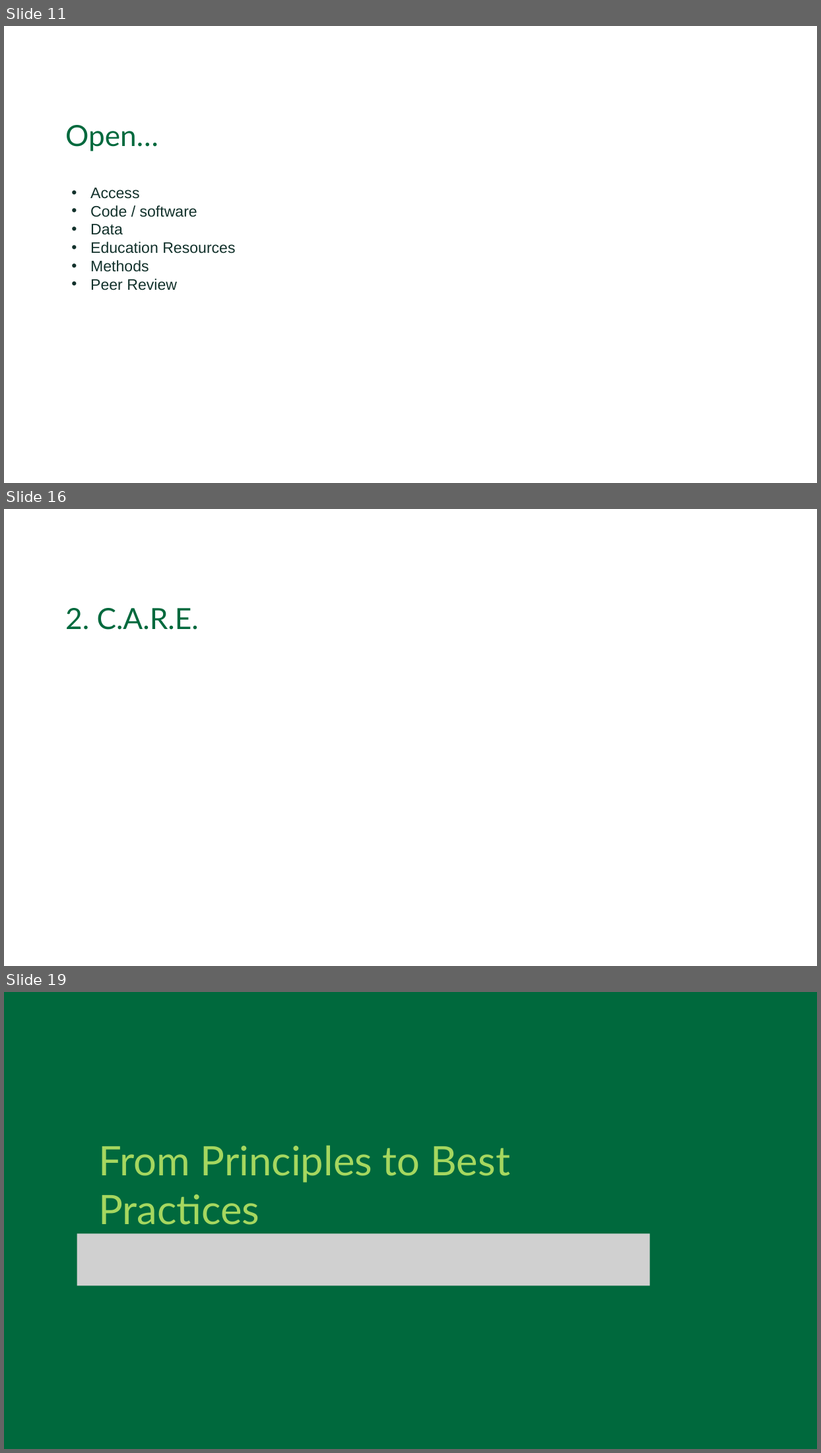
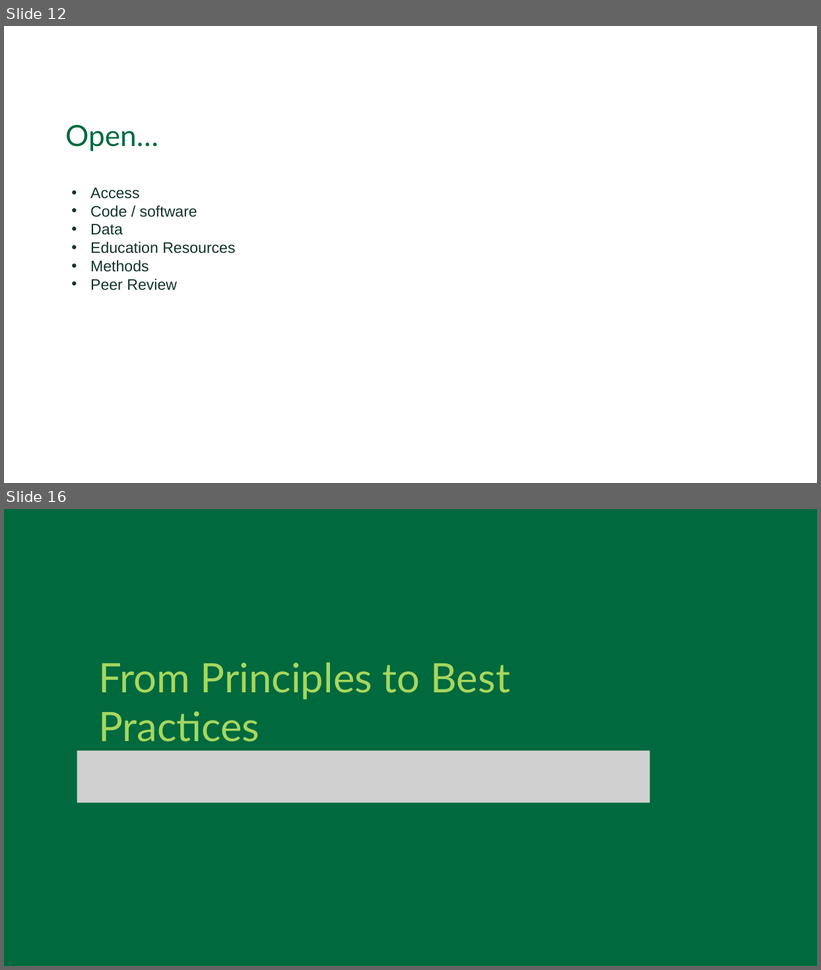
Before and after one commit to Dartmouth-Libraries/r_research-fundamentals_ws, a slide deck: slides/04a_Computation-Research_Best-Practices.pptx. Shown one above the other, each under a label of ours: slides 11, 16 and 19 before the commit, slides 12 and 16 after it; the slides between them are not shown. The pictures are 821x1453 and 821x970 pixels, drawn with LibreOffice and Linux fonts; fonts in the diff are those of the drawing; grey boxes stand for pictures; background and template pictures are left out. Boxes give left, top, right and bottom in pixels: in the first picture for what was removed or moved away, otherwise in the second. Text is boxed around its words. In the diff, an @@ line names an element or a change of style, - is before the commit and + after.

```diff
--- a/slides/04a_Computation-Research_Best-Practices.pptx
+++ b/slides/04a_Computation-Research_Best-Practices.pptx
@@ slide 16 removed at [4, 509, 817, 966], background #FFFFFF @@
@@ text removed at [65, 608, 199, 630] @@
-2. C.A.R.E.
@@ what was slide 11 is now slide 12 @@
@@ what was slide 19 is now slide 16 @@
```
Also in this commit, not shown: 3 slides changed, 7 slides added, 4 other slides removed.
